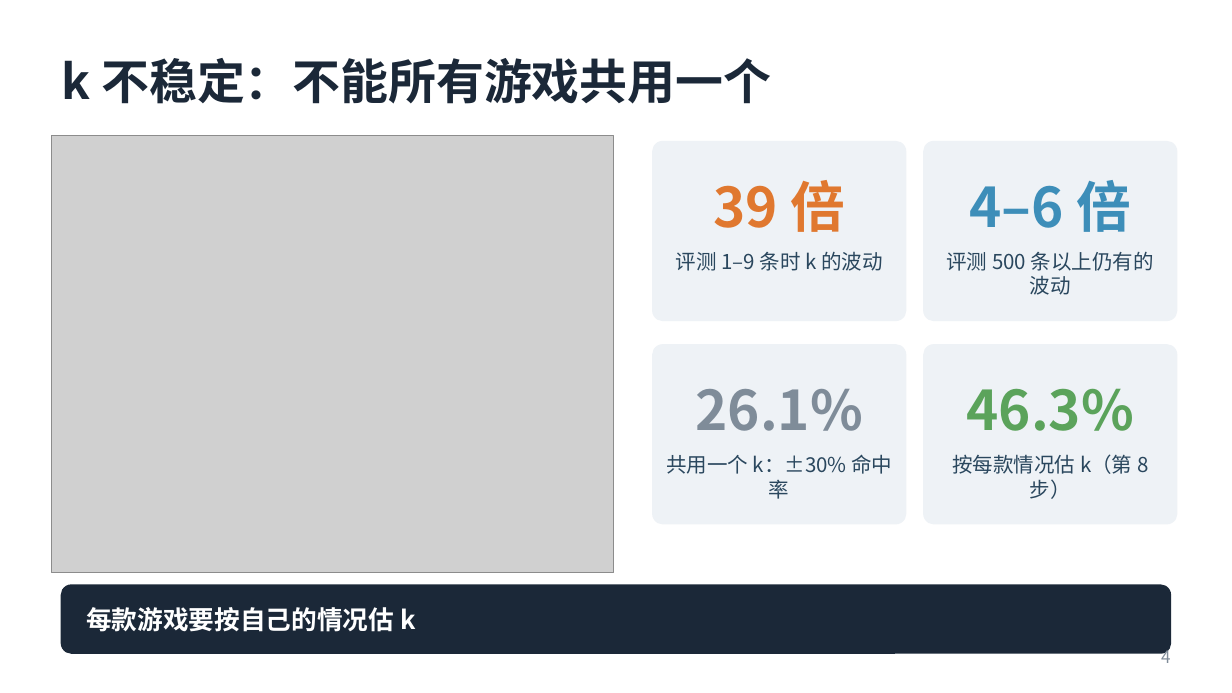
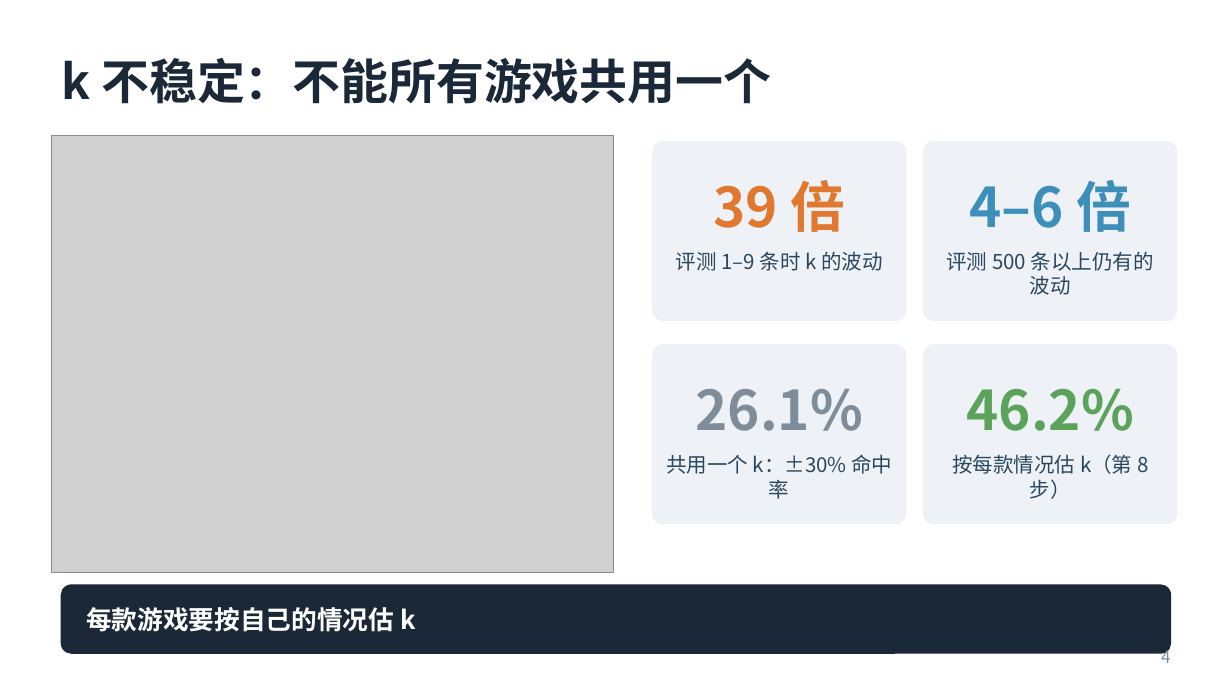
Before and after one commit to plmnbvcxz46/steam-estimator, a slide deck: slide 4 of slides/steamguess.pptx. Drawn at 1232x693 pixels with LibreOffice and Linux fonts; fonts in the diff are those of the drawing; grey boxes stand for pictures. Boxes give left, top, right and bottom in pixels: in the first picture for what was removed or moved away, otherwise in the second. Text is boxed around its words. In the diff, an @@ line names an element or a change of style, - is before the commit and + after.

Commit message:
fix: 重跑五折成绩（修正 SpeedRunners 上架日后没重跑）
- 11-16 重建样本表时 SpeedRunners（207140）的上架日改了，之后没重跑五折，存的成绩和现在的数据对不上
- 按依赖顺序重跑 signal_a、signal_b、fusion、tree_params、feature_importance、calibration，重画 10 张图
- README、DEVELOPMENT、DERIVATIONS、讲解稿、PPT 的数字跟着改：树模型 0.701、46.3% → 0.699、46.2%，全部游戏融合 50.4% → 50.2%

```diff
--- a/slides/steamguess.pptx
+++ b/slides/steamguess.pptx
@@ text at [966, 388, 1133, 431]: text changed @@
-46.3%
+46.2%
```
Also in this commit, not shown: 4 other slides changed, 17 other files.
